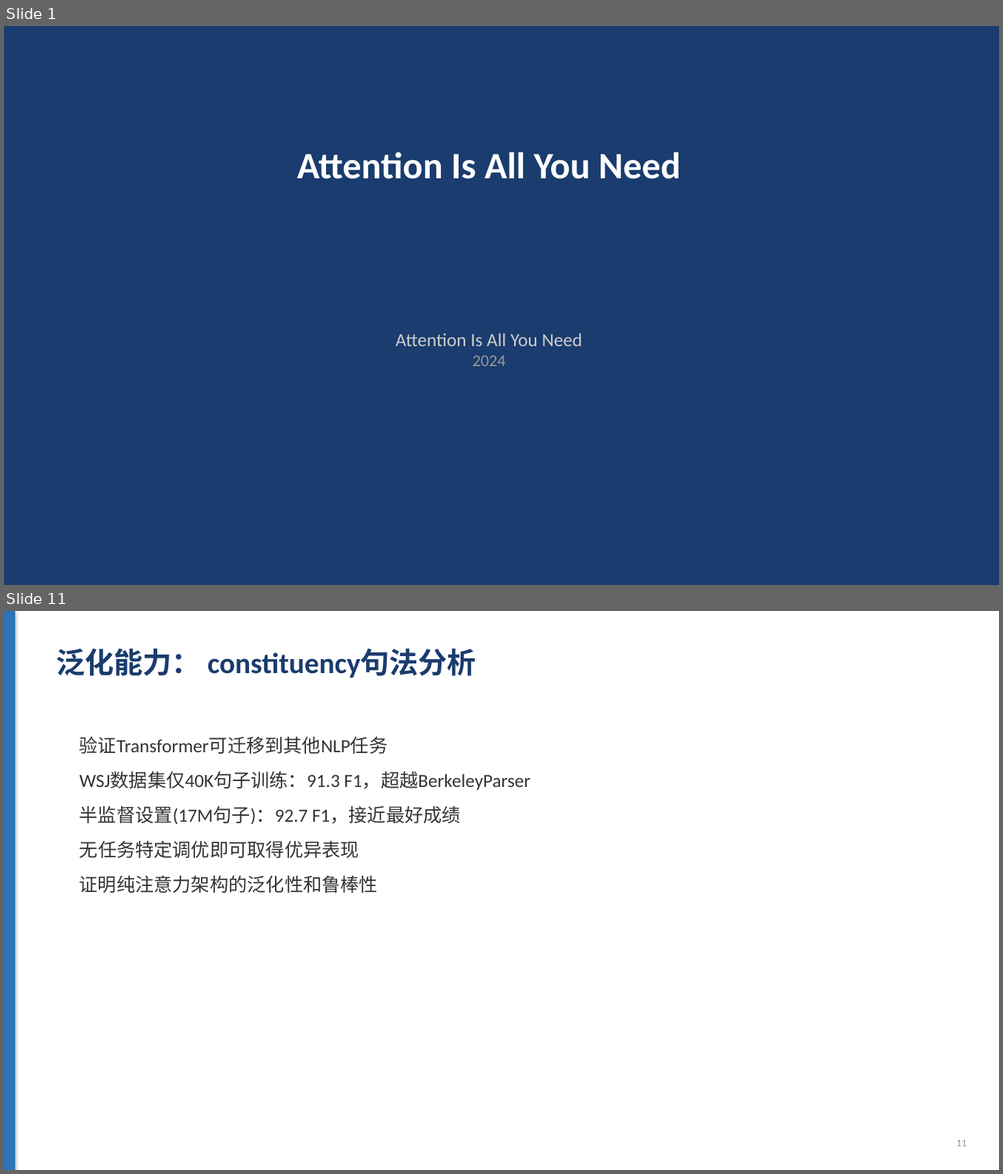
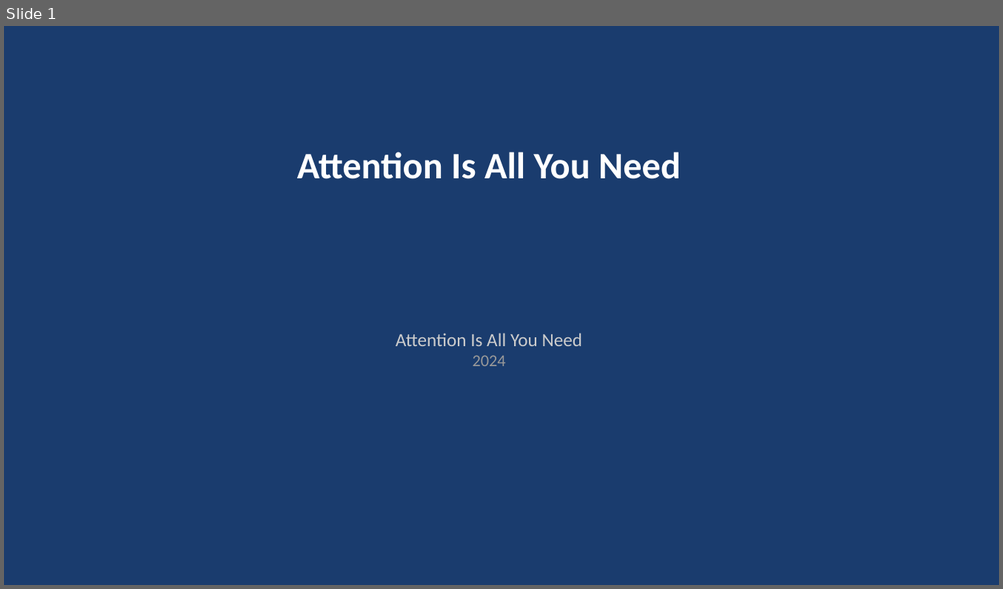
Before and after one commit to bcefghj/scholarflow, a slide deck: examples/attention_is_all_you_need/slides.pptx. Shown one above the other, each under a label of ours: slides 1 and 11 before the commit, slide 1 after it; the slides between them are not shown. The pictures are 1003x1174 and 1003x589 pixels, drawn with LibreOffice and Linux fonts; fonts in the diff are those of the drawing. Boxes give left, top, right and bottom in pixels: in the first picture for what was removed or moved away, otherwise in the second. Text is boxed around its words. In the diff, an @@ line names an element or a change of style, - is before the commit and + after.

```diff
--- a/examples/attention_is_all_you_need/slides.pptx
+++ b/examples/attention_is_all_you_need/slides.pptx
@@ slide 11 removed at (x1=4, y1=611, x2=999, y2=1170), background #FFFFFF @@
@@ rectangle removed at (x1=4, y1=611, x2=15, y2=1170) @@
@@ text removed at (x1=56, y1=648, x2=476, y2=678) @@
-泛化能力： constituency句法分析
@@ text removed at (x1=79, y1=737, x2=530, y2=893) @@
-验证Transformer可迁移到其他NLP任务
-WSJ数据集仅40K句子训练：91.3 F1，超越BerkeleyParser
-半监督设置(17M句子)：92.7 F1，接近最好成绩
-无任务特定调优即可取得优异表现
-证明纯注意力架构的泛化性和鲁棒性
@@ text removed at (x1=956, y1=1140, x2=966, y2=1147) @@
-11
```
Also in this commit, not shown: 8 slides changed, 5 slides added, 3 other slides removed, 39 other files.
